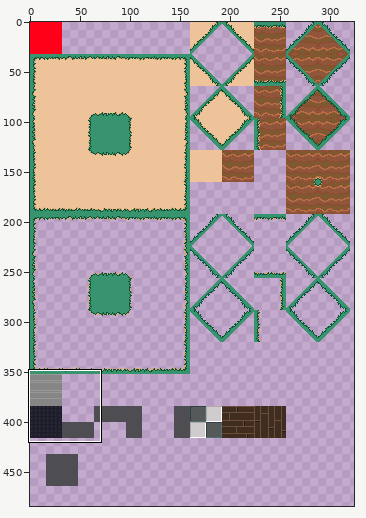
Edited in one commit: pixel-art file (sprite_assets/tilesets/tileset.aseprite). Above, an overview of the earlier version with the close-up marked.
Close-up. Before:
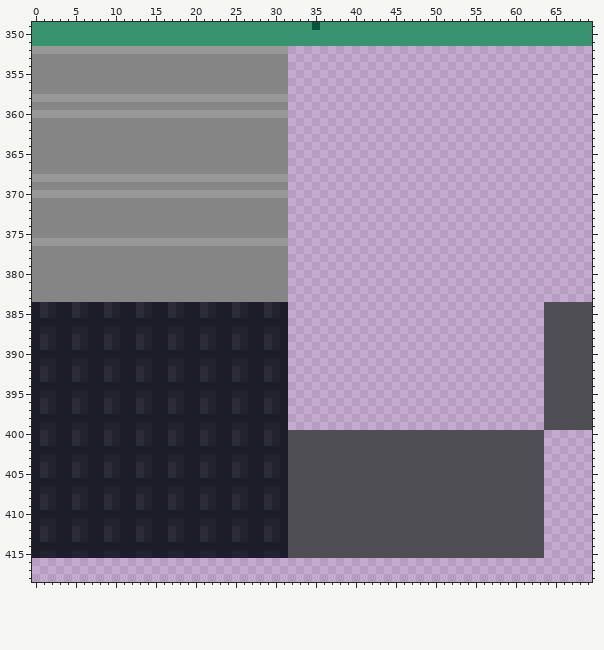
1024x1024 pixels, 1 frame. Shown: x 0..69, y 349..418. The wide view leaves out empty margins. The commit also changed other parts of the picture, which this record leaves out.
The result:
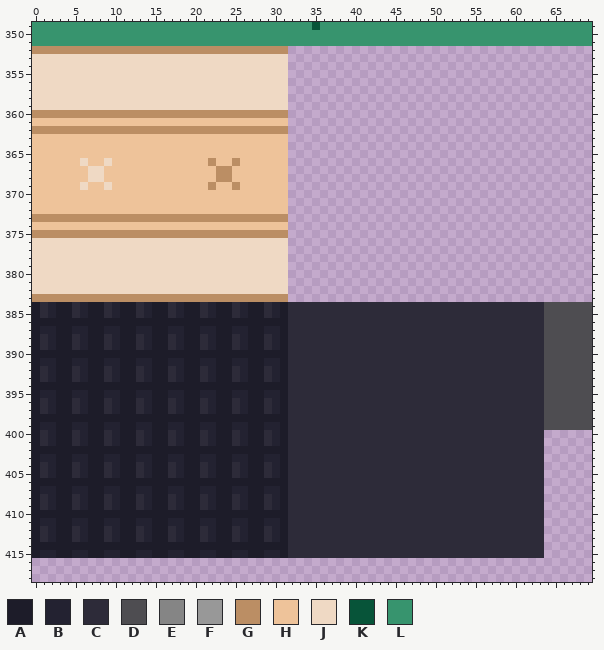
Palette (. is transparent): A #1d1c29  B #232231  C #2d2b39  D #4e4d51  E #858585  F #989898  G #bb8e64  H #eec39a  J #efd9c4  K #075439  L #37946e
The exact change:
Layer "dirt_and_stone":
Colour C now appears in rows 384 to 399 at x 32 to 63.
The author changed colour D to colour C in rows 400 to 415 at x 32 to 63.
The author changed colour E to colour G in row 362 at x 0 to 31; in row 366 at x 22 and 25; in row 367 at x 23 to 24; in row 369 at x 22 and 25; in row 373 at x 0 to 31; in row 375 at x 0 to 31.
The author changed colour E to colour G in row 383 at x 0 to 31.
The author changed colour F to colour G in row 352 at x 0 to 31; in row 360 at x 0 to 31; in row 368 at x 23 to 24.
The author changed colour E to colour H in row 361 at x 0 to 31; in rows 363 to 365 at x 0 to 31; in row 366 at x 0 to 5, 7 to 8, 10 to 21, 23 to 24 and 26 to 31; in row 367 at x 0 to 6, 9 to 22 and 25 to 31; in row 369 at x 0 to 5, 7 to 8, 10 to 21, 23 to 24 and 26 to 31; in rows 371 to 372 at x 0 to 31.
The author changed colour E to colour H in row 374 at x 0 to 31.
The author changed colour F to colour H in row 368 at x 0 to 6, 9 to 22 and 25 to 31; in row 370 at x 0 to 31.
The author changed colour E to colour J in rows 353 to 357 at x 0 to 31; in row 359 at x 0 to 31; in row 366 at x 6 and 9; in row 367 at x 7 to 8; in row 369 at x 6 and 9; in rows 377 to 382 at x 0 to 31.
The author changed colour F to colour J in row 358 at x 0 to 31; in row 368 at x 7 to 8; in row 376 at x 0 to 31.
